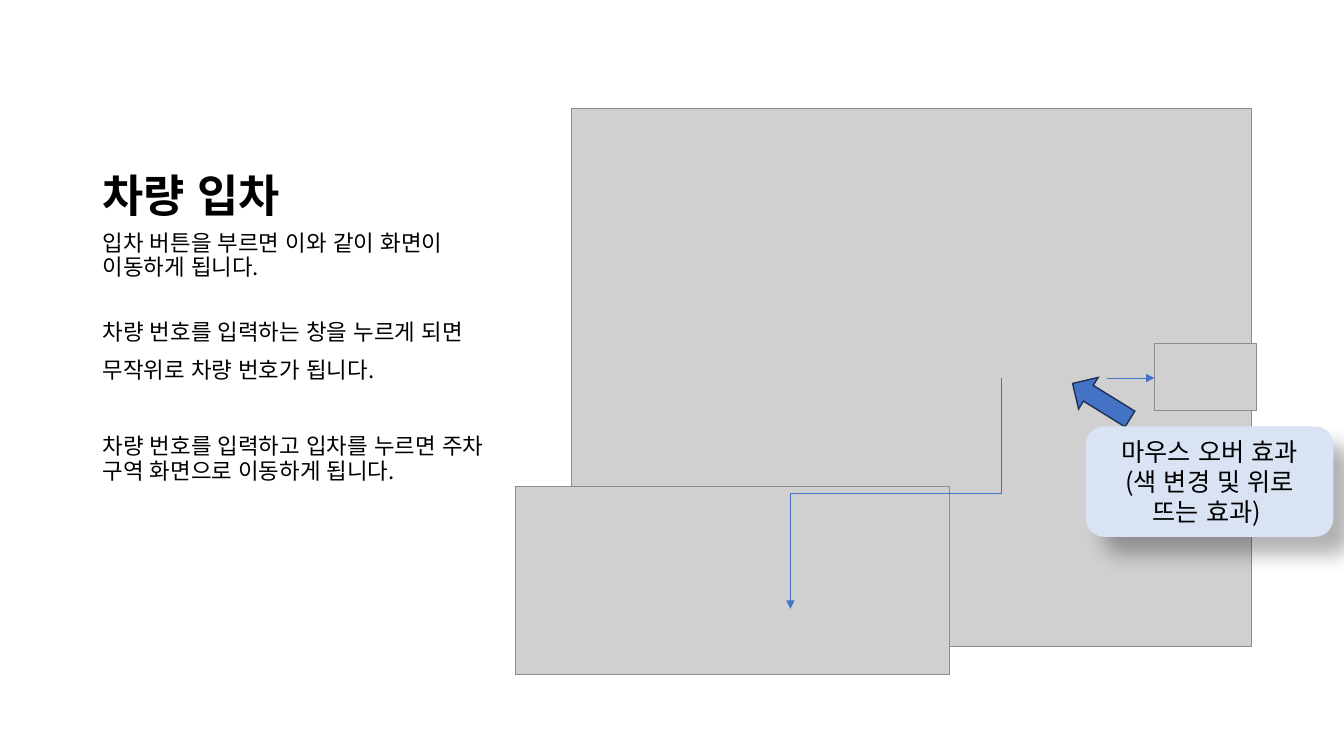
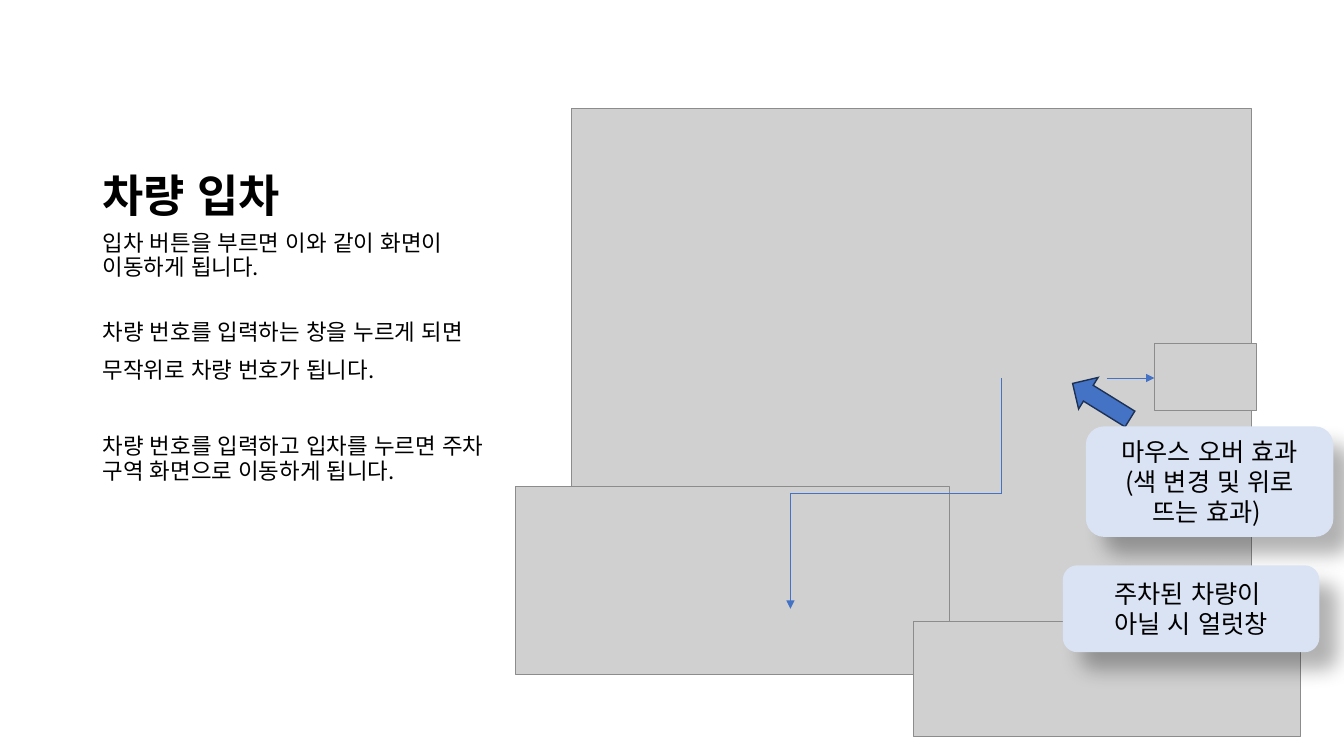
Before and after one commit to petersonahn/parking_system, a slide deck: slide 3 of Report_File/프레젠테이션1.pptx. Drawn at 1344x756 pixels with LibreOffice and Linux fonts; fonts in the diff are those of the drawing; grey boxes stand for pictures. Boxes give left, top, right and bottom in pixels: in the first picture for what was removed or moved away, otherwise in the second. Text is boxed around its words. In the diff, an @@ line names an element or a change of style, - is before the commit and + after.

```diff
--- a/Report_File/프레젠테이션1.pptx
+++ b/Report_File/프레젠테이션1.pptx
@@ rounded rectangle added at (1063,566,1319,652), fill #DAE3F3, 18 pt, text #000000 @@
+주차된 차량이
+아닐 시 얼럿창
@@ picture added at (913,621,1301,736) @@
```
Also in this commit, not shown: 1 other slide changed.
